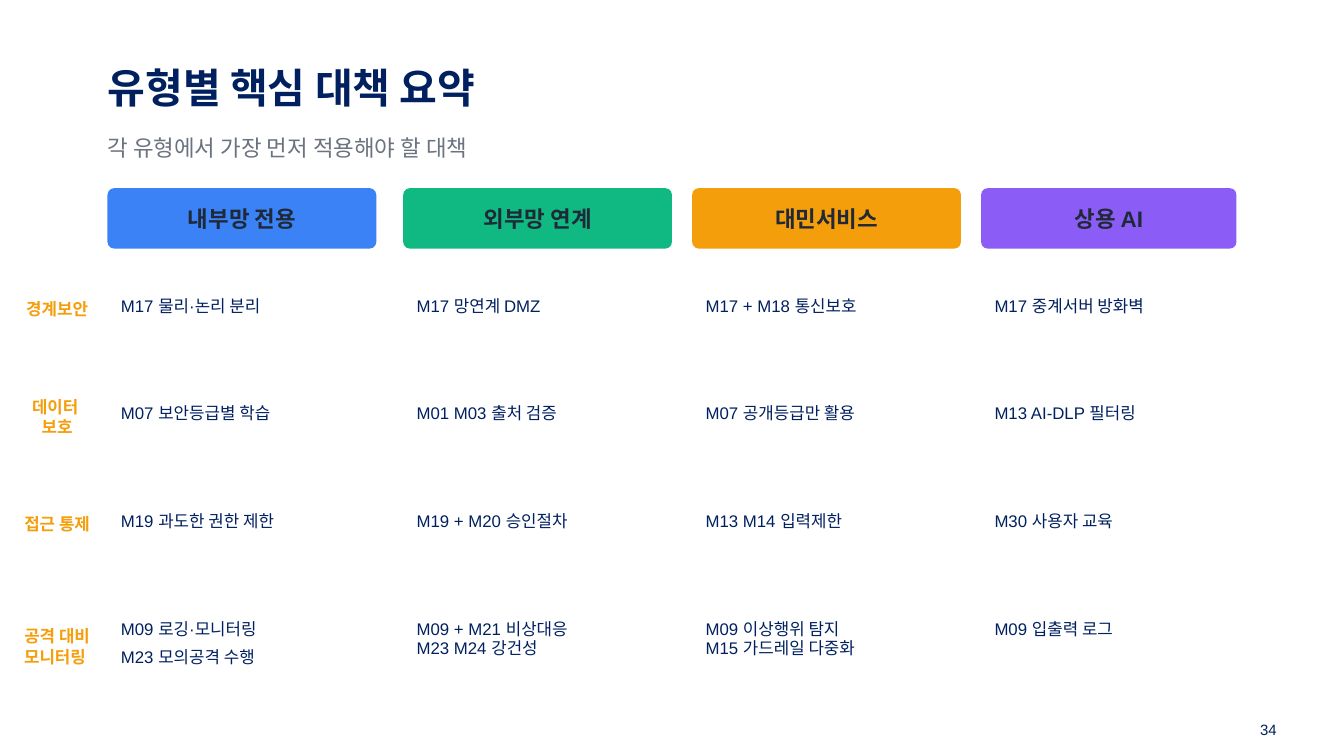
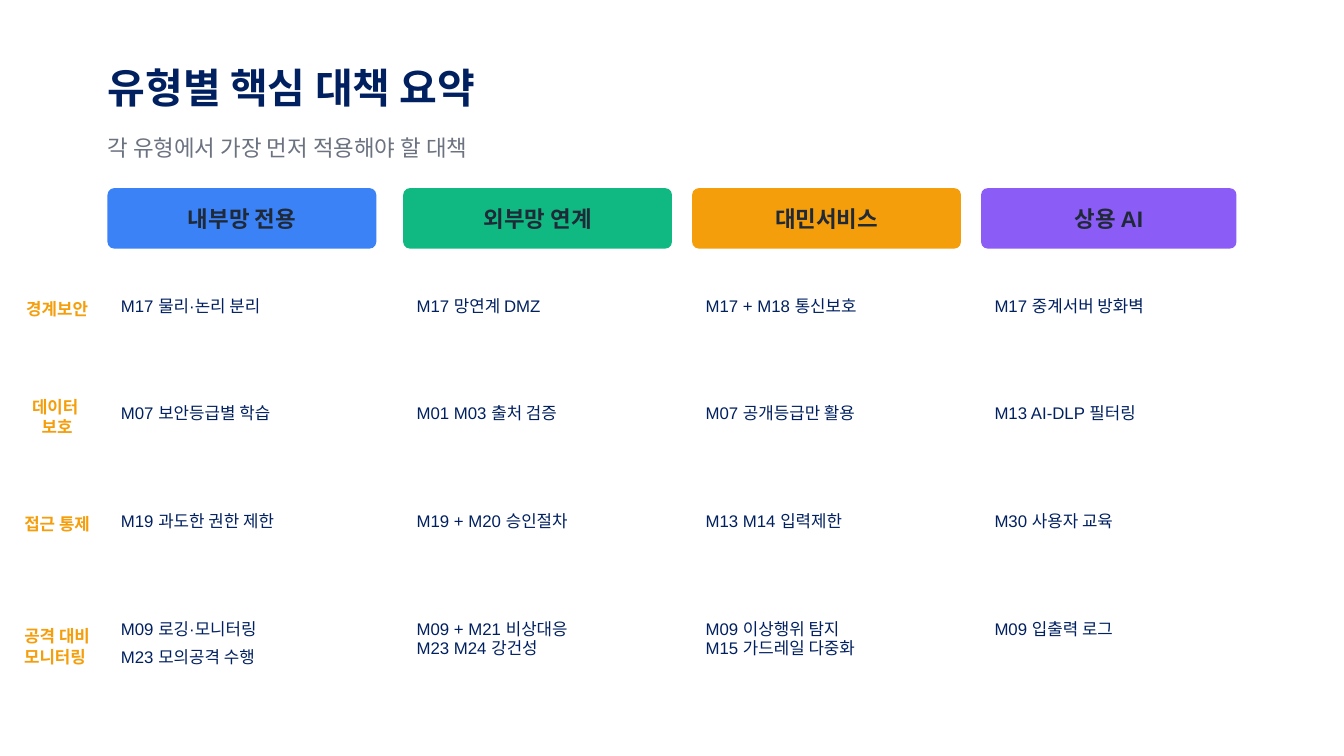
Before and after one commit to sulgik/security-workshop, a slide deck: slide 36 of ws01/class/3일차_1.pptx. Drawn at 1344x756 pixels with LibreOffice and Linux fonts; fonts in the diff are those of the drawing. Boxes give left, top, right and bottom in pixels: in the first picture for what was removed or moved away, otherwise in the second. Text is boxed around its words. In the diff, an @@ line names an element or a change of style, - is before the commit and + after.

```diff
--- a/ws01/class/3일차_1.pptx
+++ b/ws01/class/3일차_1.pptx
@@ text removed at <box>1260,724,1277,735</box> @@
-34
```
Also in this commit, not shown: 19 other slides changed, 3 other files.
